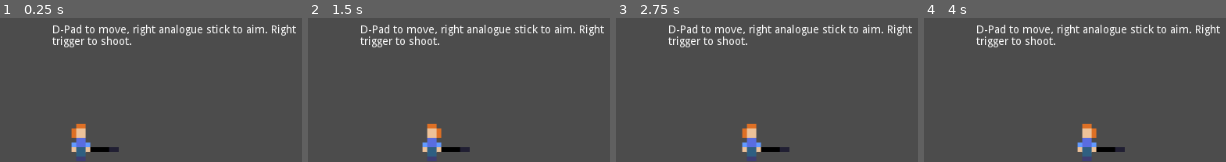
Above: before the commit, frames 1-4 (left to right).
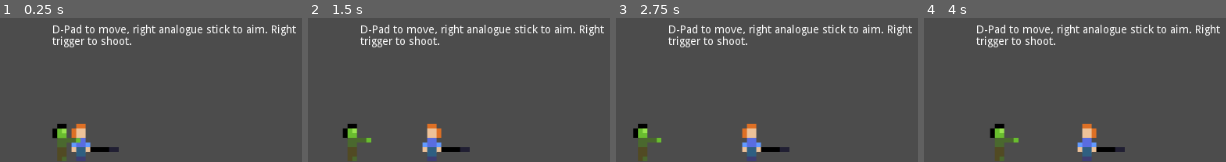
Above: after the commit, the same moments.

Repository: hhirsch/jump
Game: Godot game, scene res://game.tscn
Same seed, same stepped clock (60 frames per second), same inputs: the game is played once before the commit and once after it.
Inputs:
- Up to frame 1 (0.25 s): no input
- Up to frame 2 (1.5 s): tap Enter (ui_accept) at 0.5, 0.77 s; hold Right (ui_right) 0.53-1.28 s; hold Left (ui_left) from 1.28 s (still down)
- Up to frame 3 (2.75 s): tap Enter (ui_accept) at 1.52 s; release Left (ui_left) at 2.03 s; hold Right (ui_right) from 2.03 s (still down)
- Up to frame 4 (4 s): tap Enter (ui_accept) at 3.02, 3.77 s; release Right (ui_right) at 3.53 s; hold Left (ui_left) from 3.53 s (still down)

The runs differ from the first frame. In frame 1, 1.1% of the frame differs, in the area x 17-27%, y 73-100%; in frame 2, 1.0%; in frame 3, 1.1%, in the area x 5-16%, y 73-100%; in frame 4, 1.1%.

Commit message:
Add killable zombie

Diff:
--- a/character.tscn
+++ b/character.tscn
@@ -1,22 +1,33 @@
-[gd_scene load_steps=5 format=2]
+[gd_scene load_steps=6 format=2]
 
 [ext_resource path="res://graphics/character.png" type="Texture" id=1]
 [ext_resource path="res://character.gd" type="Script" id=2]
 [ext_resource path="res://graphics/spear.png" type="Texture" id=3]
 [ext_resource path="res://spear.gd" type="Script" id=4]
 
-[node name="character" type="Sprite"]
+[sub_resource type="RectangleShape2D" id=1]
+extents = Vector2( 27.5406, 3.05554 )
+
+[node name="Player Character" type="Node"]
+
+[node name="character" type="Sprite" parent="."]
 position = Vector2( 103.595, 575.395 )
 texture = ExtResource( 1 )
 script = ExtResource( 2 )
 
-[node name="spear" type="Sprite" parent="."]
+[node name="spear" type="Sprite" parent="character"]
 position = Vector2( 0.0790482, 6.03125 )
 z_index = -1
 texture = ExtResource( 3 )
 centered = false
 script = ExtResource( 4 )
 
-[node name="VisibilityNotifier2D" type="VisibilityNotifier2D" parent="spear"]
+[node name="VisibilityNotifier2D" type="VisibilityNotifier2D" parent="character/spear"]
 position = Vector2( -0.0790482, -6.03125 )
-[connection signal="screen_exited" from="spear/VisibilityNotifier2D" to="spear" method="_on_VisibilityNotifier2D_screen_exited"]
+
+[node name="Area2D" type="Area2D" parent="character/spear"]
+
+[node name="CollisionShape2D" type="CollisionShape2D" parent="character/spear/Area2D"]
+position = Vector2( 20.5603, 3.16309 )
+shape = SubResource( 1 )
+[connection signal="screen_exited" from="character/spear/VisibilityNotifier2D" to="character/spear" method="_on_VisibilityNotifier2D_screen_exited"]
--- a/game.tscn
+++ b/game.tscn
@@ -1,8 +1,9 @@
-[gd_scene load_steps=2 format=2]
+[gd_scene load_steps=3 format=2]
 
 [ext_resource path="res://character.tscn" type="PackedScene" id=1]
+[ext_resource path="res://zombie.tscn" type="PackedScene" id=2]
 
-[node name="Game Scene" type="Node2D"]
+[node name="game" type="Node2D"]
 
 [node name="character" parent="." instance=ExtResource( 1 )]
 
@@ -12,3 +13,5 @@
 margin_right = 396.0
 margin_bottom = 504.0
 text = "D-Pad to move, right analogue stick to aim. Right trigger to shoot."
+
+[node name="zombie" parent="." instance=ExtResource( 2 )]
--- /dev/null
+++ b/zombie-collision.gd
@@ -0,0 +1,20 @@
+extends CollisionShape2D
+
+# Declare member variables here. Examples:
+# var a = 2
+# var b = "text"
+
+# Called when the node enters the scene tree for the first time.
+func _ready():
+	pass # Replace with function body.
+
+# Called every frame. 'delta' is the elapsed time since the previous frame.
+#func _process(delta):
+#	pass
+
+func _on_Area2D_area_entered(area):
+	var zombie = get_tree().get_root().get_node("./game/zombie/zombie")
+	zombie.hide()
+	zombie.position = Vector2(0,575)
+	zombie.show()
+	pass # Replace with function body.
--- /dev/null
+++ b/zombie.gd
@@ -0,0 +1,21 @@
+extends Sprite
+var speed = 50
+# Declare member variables here. Examples:
+# var a = 2
+# var b = "text"
+
+# Called when the node enters the scene tree for the first time.
+func _ready():
+	pass # Replace with function body.
+
+# Called every frame. 'delta' is the elapsed time since the previous frame.
+func _process(delta):
+	#var character = get_node("root")
+	var character = get_tree().get_root().get_node("./game/character/character")
+	if (character.position.x - position.x) > 0:
+		position.x += speed*delta
+		set_flip_h(false)
+	if (character.position.x - position.x) < 0:
+		position.x -= speed*delta
+		set_flip_h(true)
+	pass
--- /dev/null
+++ b/zombie.tscn
@@ -0,0 +1,24 @@
+[gd_scene load_steps=5 format=2]
+
+[ext_resource path="res://graphics/zombie.png" type="Texture" id=1]
+[ext_resource path="res://zombie.gd" type="Script" id=2]
+[ext_resource path="res://zombie-collision.gd" type="Script" id=3]
+
+[sub_resource type="RectangleShape2D" id=1]
+extents = Vector2( 12.4365, 27.4564 )
+
+[node name="zombie" type="Node"]
+
+[node name="zombie" type="Sprite" parent="."]
+position = Vector2( 66.7218, 575.254 )
+texture = ExtResource( 1 )
+script = ExtResource( 2 )
+
+[node name="Area2D" type="Area2D" parent="zombie"]
+position = Vector2( 0.804375, -24.5413 )
+
+[node name="ZombieCollisionShape" type="CollisionShape2D" parent="zombie/Area2D"]
+position = Vector2( -0.611435, 26.1228 )
+shape = SubResource( 1 )
+script = ExtResource( 3 )
+[connection signal="area_entered" from="zombie/Area2D" to="zombie/Area2D/ZombieCollisionShape" method="_on_Area2D_area_entered"]
Binary file added: graphics/zombie.aseprite
Binary file added: graphics/zombie.png
Not shown, added: graphics/zombie.png.import
